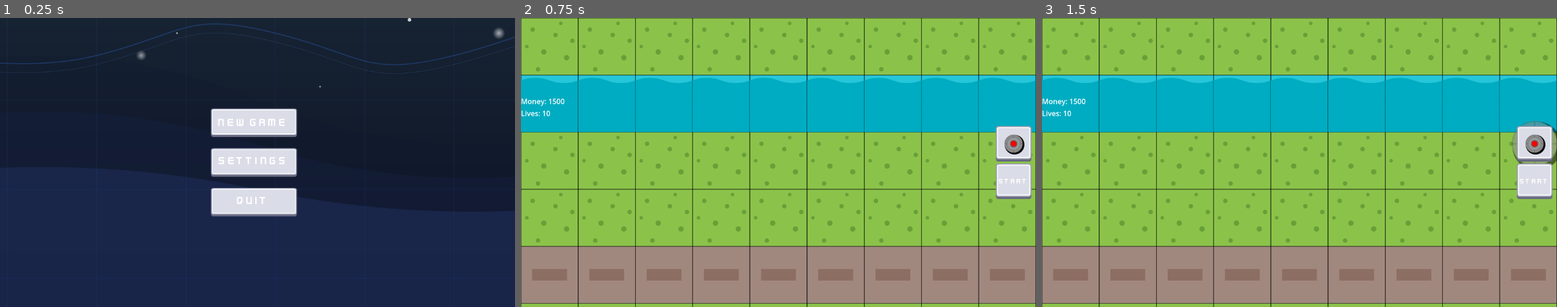
Above: before the commit, frames 1-3 (left to right).
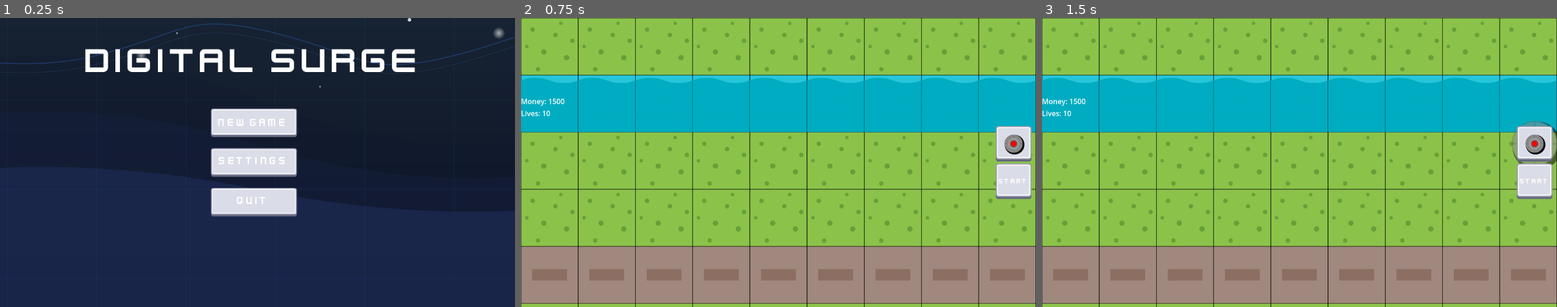
Above: after the commit, the same moments.

Repository: Kotowskey/tower-defense
Game: Godot game, scene res://scenes/scene_handler.tscn
Two runs of this game, one before a commit and one after it. Both use one fixed random seed, a clock stepped at 60 frames per second and the inputs below.
Inputs (mouse positions are in pixels of both pictures, inside the frame that each line leads up to):
- Up to frame 1 (0.25 s): no input
- Up to frame 2 (0.75 s): click "NEW GAME" at 0.5 s
- Up to frame 3 (1.5 s): click (1536, 145) at 1.25 s

The runs differ from the first frame. In frame 1, 2.4% of the frame differs, in the area x 16-81%, y 10-19%; in frame 2, nothing differs; in frame 3, nothing differs.

Commit message:
more music effects

Diff:
--- a/scenes/game_scene.tscn
+++ b/scenes/game_scene.tscn
@@ -8,6 +8,7 @@
 [ext_resource type="Texture2D" uid="uid://cptrtmn7ona11" path="res://assets/towers/basic-tower-top.svg" id="4_rxgyj"]
 [ext_resource type="FontFile" uid="uid://bg017qo6vfy7p" path="res://assets/ui/kenny/fonts/Kenney Future Narrow.ttf" id="6_rurhu"]
 [ext_resource type="AudioStream" uid="uid://lbyyry08vxme" path="res://assets/music/Fortress in the Sky.mp3" id="7_kk2rg"]
+[ext_resource type="AudioStream" uid="uid://xlrrxom35fil" path="res://assets/effects/button_2.mp3" id="8_utbpp"]
 
 [node name="GameScene" type="Node2D"]
 script = ExtResource("1_a5vh6")
@@ -90,6 +91,9 @@
 horizontal_alignment = 1
 vertical_alignment = 1
 
+[node name="StartSound" type="AudioStreamPlayer" parent="UI/HUD/BuildUI/SpawnButton"]
+stream = ExtResource("8_utbpp")
+
 [node name="UserUI" type="VBoxContainer" parent="UI/HUD"]
 custom_minimum_size = Vector2(100, 400)
 layout_direction = 1
@@ -106,3 +110,5 @@
 
 [node name="AudioStreamPlayer" type="AudioStreamPlayer" parent="."]
 stream = ExtResource("7_kk2rg")
+volume_db = -10.0
+parameters/looping = true
--- a/scenes/menu.tscn
+++ b/scenes/menu.tscn
@@ -1,9 +1,12 @@
-[gd_scene load_steps=5 format=3 uid="uid://bmqwnoeo23mwx"]
+[gd_scene load_steps=8 format=3 uid="uid://bmqwnoeo23mwx"]
 
+[ext_resource type="Script" uid="uid://c8up6f5wilo2e" path="res://scripts/main_menu.gd" id="1_g3eks"]
 [ext_resource type="Texture2D" uid="uid://o606x6btsxvb" path="res://assets/menu/godot-menu-background.svg" id="1_p5q33"]
 [ext_resource type="Texture2D" uid="uid://b4c66sov7o72l" path="res://assets/ui/kenny/button_rectangle_depth_flat.png" id="2_wlxha"]
 [ext_resource type="Texture2D" uid="uid://c4etfg62owyda" path="res://assets/ui/kenny/button_rectangle_depth_gradient.png" id="3_eq5so"]
 [ext_resource type="FontFile" uid="uid://bg017qo6vfy7p" path="res://assets/ui/kenny/fonts/Kenney Future Narrow.ttf" id="4_xy0mx"]
+[ext_resource type="AudioStream" uid="uid://d01k1a54daiu" path="res://assets/music/Digital Surge.mp3" id="5_4ytvr"]
+[ext_resource type="FontFile" uid="uid://dq2bxbbw8nb5l" path="res://assets/ui/kenny/fonts/Kenney Future.ttf" id="6_v86rl"]
 
 [node name="Menu" type="Control"]
 layout_mode = 3
@@ -12,6 +15,7 @@
 anchor_bottom = 1.0
 grow_horizontal = 2
 grow_vertical = 2
+script = ExtResource("1_g3eks")
 
 [node name="background" type="TextureRect" parent="."]
 layout_mode = 1
@@ -100,3 +104,16 @@
 "
 horizontal_alignment = 1
 vertical_alignment = 1
+
+[node name="Name" type="Label" parent="MarginContainer"]
+layout_mode = 2
+size_flags_vertical = 0
+theme_override_fonts/font = ExtResource("6_v86rl")
+theme_override_font_sizes/font_size = 81
+text = "DIGITAL SURGE"
+horizontal_alignment = 1
+
+[node name="MainMenuSoundtrack" type="AudioStreamPlayer" parent="."]
+stream = ExtResource("5_4ytvr")
+volume_db = -10.0
+parameters/looping = true
--- a/scripts/game_scene.gd
+++ b/scripts/game_scene.gd
@@ -50,7 +50,6 @@
 			cancel_building()
 
 func _on_tower_button_pressed():
-	print("Tower button pressed")
 	building_mode = true
 
 	if tower_preview:
@@ -122,6 +121,7 @@
 		# Tu można dodać logikę końca gry
 
 func _on_spawn_button_pressed():
+	$UI/HUD/BuildUI/SpawnButton/StartSound.play()
 	spawn_wave()  # Używa domyślnych wartości z exportowanych zmiennych
 
 func pause_music():
--- /dev/null
+++ b/scripts/main_menu.gd
@@ -0,0 +1,4 @@
+extends Node
+
+func _ready():
+	$MainMenuSoundtrack.play()
Not shown, added: assets/effects/button_1.mp3.import
Not shown, added: assets/effects/button_2.mp3.import
Not shown, added: assets/music/Digital Surge.mp3.import
Not shown: 1 places in scenes/game_scene.tscn that only renumber resources
Not shown, added: scripts/main_menu.gd.uid
Not shown, added: assets/effects/button_1.mp3
Not shown, added: assets/effects/button_2.mp3
Not shown, added: assets/music/Digital Surge.mp3
